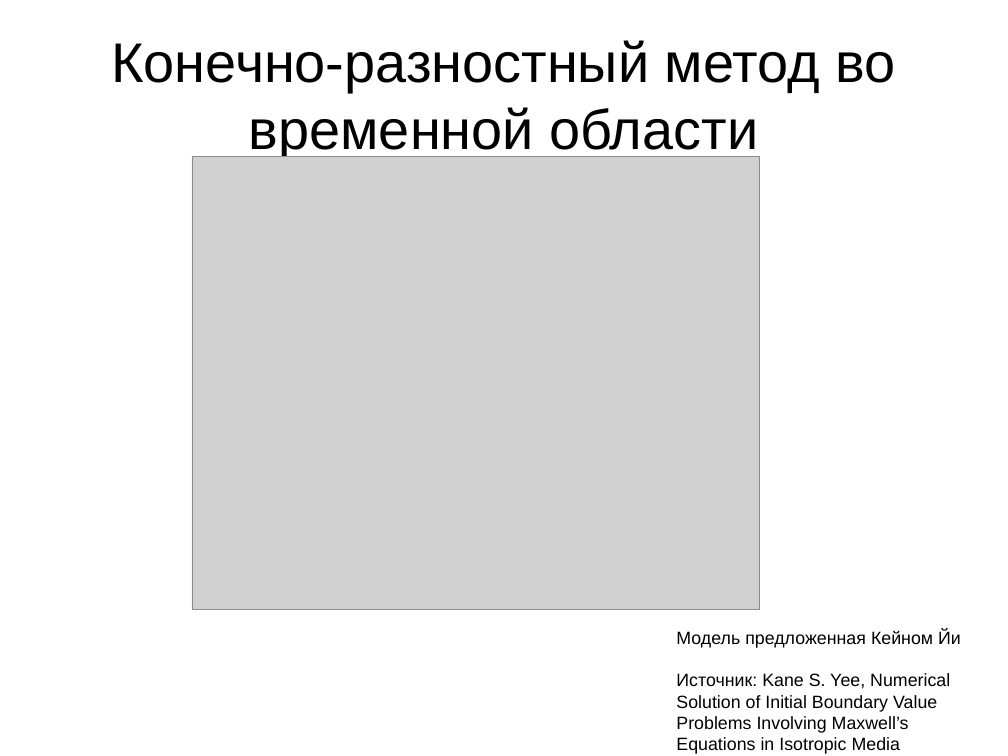
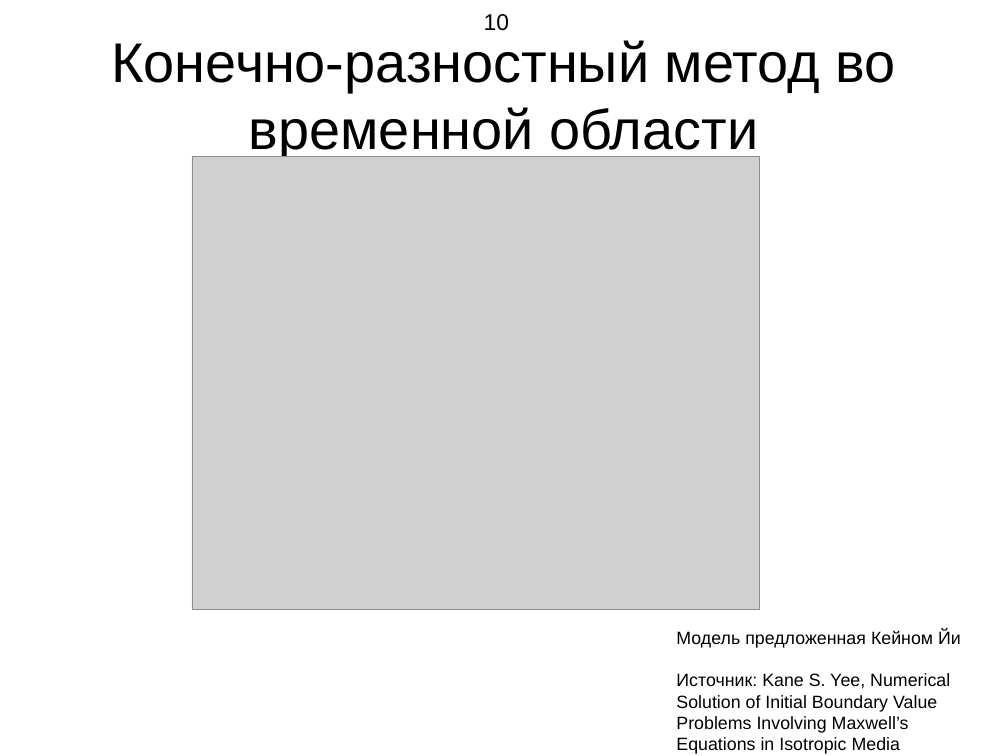
Before and after one commit to demanxd/Disser, a slide deck: slide 10 of Presentaition.odp. Drawn at 1008x756 pixels with LibreOffice and Linux fonts; fonts in the diff are those of the drawing; grey boxes stand for pictures. Boxes give left, top, right and bottom in pixels: in the first picture for what was removed or moved away, otherwise in the second. Text is boxed around its words. In the diff, an @@ line names an element or a change of style, - is before the commit and + after.

```diff
--- a/Presentaition.odp
+++ b/Presentaition.odp
@@ page number added at (484, 14, 509, 31), 18 pt, text #000000 @@
+10
```
Also in this commit, not shown: 9 other slides changed, 1 slide added, 2 slides removed, 2 other files.
